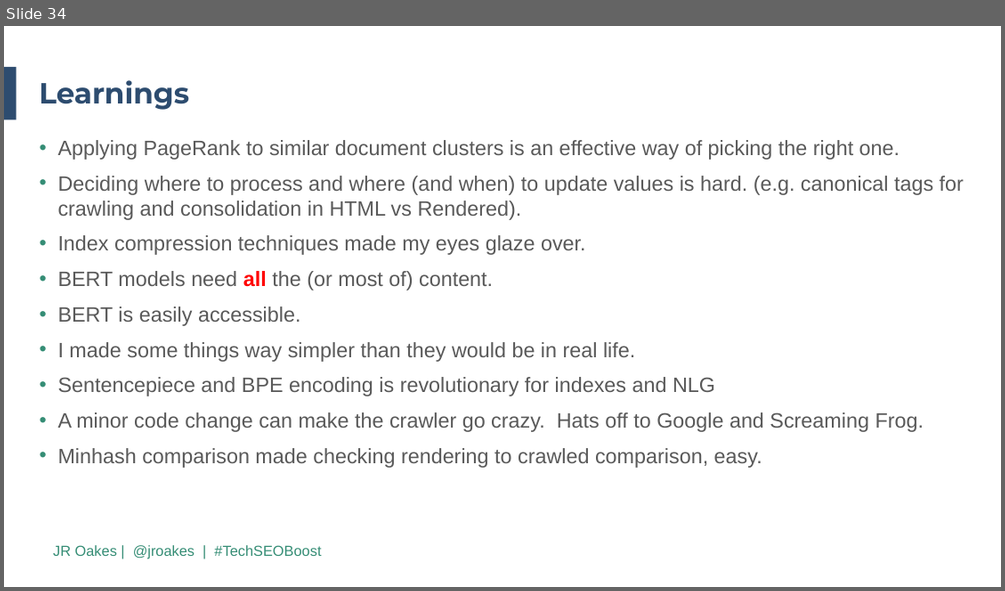
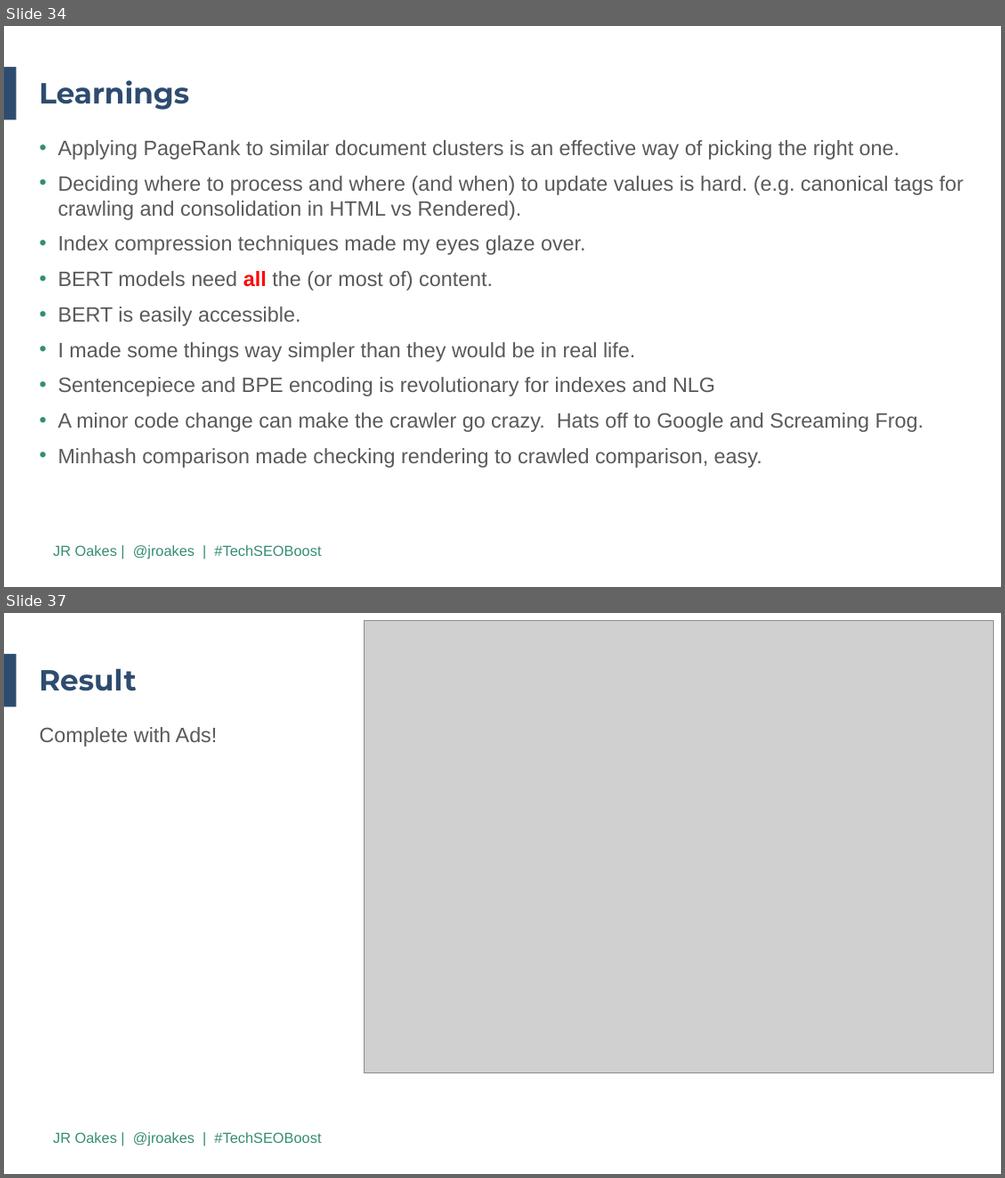
Before and after one commit to jroakes/tech-seo-crawler, a slide deck: etc/2019 TechSEO Boost PPT Template.revJR.pptx. Shown one above the other, each under a label of ours: slide 34 before the commit, slides 34 and 37 after it; the slides between them are not shown. The pictures are 1005x591 and 1005x1178 pixels, drawn with LibreOffice and Linux fonts; fonts in the diff are those of the drawing; grey boxes stand for pictures; background and template pictures are left out. Boxes give left, top, right and bottom in pixels: in the first picture for what was removed or moved away, otherwise in the second. Text is boxed around its words. In the diff, an @@ line names an element or a change of style, - is before the commit and + after.

```diff
--- a/etc/2019 TechSEO Boost PPT Template.revJR.pptx
+++ b/etc/2019 TechSEO Boost PPT Template.revJR.pptx
@@ slide 37 added at bbox=[4, 613, 1001, 1174], background #FFFFFF; not listed: 2 template elements that a slide beside it also shows @@
@@ picture added at bbox=[364, 620, 994, 1073] @@
@@ title added at bbox=[39, 668, 137, 691], 28 pt, text #2D4C6F, bold @@
+Result
@@ text added at bbox=[40, 727, 218, 747], 20 pt, text #595959 @@
+Complete with Ads!
```
Also in this commit, not shown: 3 slides changed, 2 other slides added, 2 slides removed, 4 other files.
